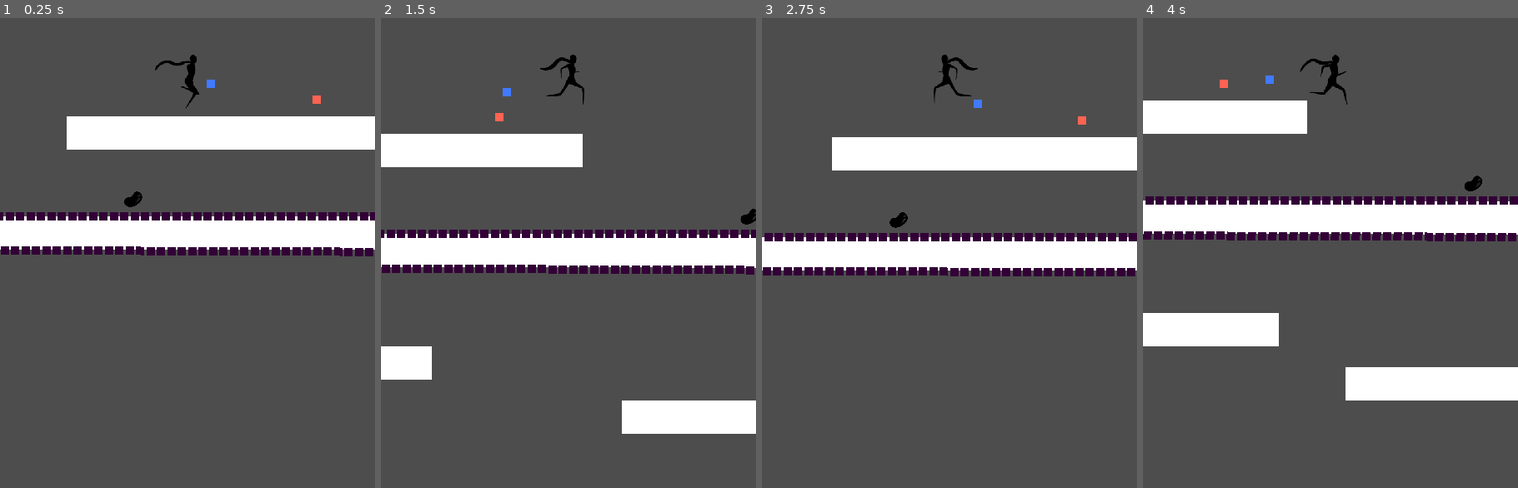
Above: before the commit, frames 1-4 (left to right).
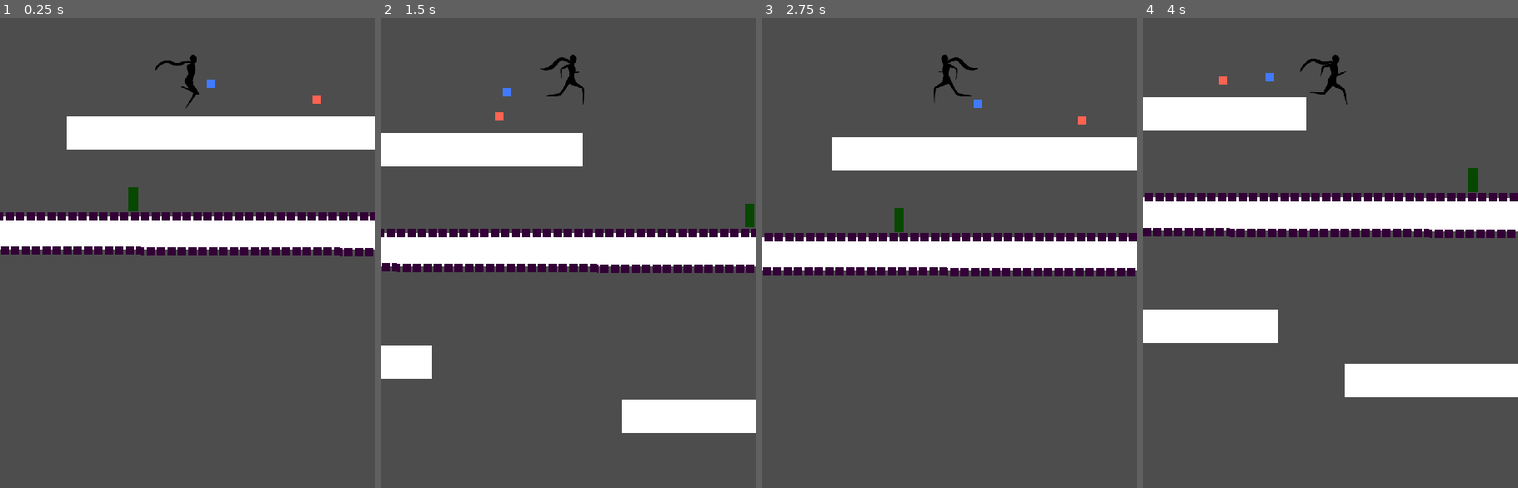
Above: after the commit, the same moments.

Repository: TylerPelaez/Sprouts
Game: Godot game, scene res://Levels/GroundLevel1.tscn
Same seed, same stepped clock (60 frames per second), same inputs: the game is played once before the commit and once after it. This scene is started directly instead of the project's main scene.
Inputs:
- Up to frame 1 (0.25 s): no input
- Up to frame 2 (1.5 s): hold E (Hit Switch) 0.53-1.28 s; hold D (Right) from 0.53 s (still down); tap Space (Jump) at 0.77 s; tap E (Hit Switch) at 1.35 s
- Up to frame 3 (2.75 s): tap Space (Jump) at 1.52 s; release D (Right) at 2.03 s; hold A (Left) from 2.03 s (still down); hold E (Hit Switch) from 2.03 s (still down)
- Up to frame 4 (4 s): release A (Left) at 2.78 s; release E (Hit Switch) at 2.78 s; hold D (Right) from 2.78 s (still down); tap E (Hit Switch) at 2.85 s; tap Space (Jump) at 3.02, 3.77 s; hold E (Hit Switch) from 3.53 s (still down)

The runs differ from the first frame. In frame 1, 0.2% of the frame differs, in the area x 33-38%, y 35-42%; in frame 2, 1.2%; in frame 3, 0.2%; in frame 4, 4.8%, in the area x 0-100%, y 7-82%.

Commit message:
level 2 works now

Diff:
--- a/Levels/GroundLevel1.tscn
+++ b/Levels/GroundLevel1.tscn
@@ -11,7 +11,10 @@
 [ext_resource type="PackedScene" uid="uid://ep6nutbk5cst" path="res://Prefabs/MovingPlatform.tscn" id="10_yd0r8"]
 
 [sub_resource type="RectangleShape2D" id="RectangleShape2D_irls3"]
-size = Vector2(64, 64)
+size = Vector2(64, 60)
+
+[sub_resource type="RectangleShape2D" id="RectangleShape2D_i3um2"]
+size = Vector2(64.8, 48)
 
 [sub_resource type="RectangleShape2D" id="RectangleShape2D_vna0b"]
 size = Vector2(68.5, 496.5)
@@ -78,11 +81,19 @@
 scale = Vector2(10, 1)
 
 [node name="Sprite2D" type="Sprite2D" parent="Environment/Ground/TestGround6"]
+position = Vector2(0, -8)
+scale = Vector2(1, 0.75)
 texture = ExtResource("2_npm4k")
 
 [node name="CollisionShape2D" type="CollisionShape2D" parent="Environment/Ground/TestGround6"]
-position = Vector2(-7.62939e-07, 0)
-shape = SubResource("RectangleShape2D_irls3")
+position = Vector2(76, 192)
+shape = SubResource("RectangleShape2D_irls3")
+
+[node name="StaticBody2D" type="StaticBody2D" parent="Environment/Ground/TestGround6/CollisionShape2D"]
+
+[node name="CollisionShape2D" type="CollisionShape2D" parent="Environment/Ground/TestGround6/CollisionShape2D/StaticBody2D"]
+position = Vector2(-76.4, -200)
+shape = SubResource("RectangleShape2D_i3um2")
 
 [node name="TestGround4" type="StaticBody2D" parent="Environment/Ground"]
 position = Vector2(1760, 544)
@@ -444,7 +455,7 @@
 position = Vector2(1920, 1312)
 
 [node name="Switch4" parent="." instance=ExtResource("9_mdpgx")]
-position = Vector2(1336, 664)
+position = Vector2(1384, 648)
 
 [node name="KillArea" parent="." instance=ExtResource("4_jrdun")]
 position = Vector2(544, 1672)
--- a/Levels/UndergroundLevel1.tscn
+++ b/Levels/UndergroundLevel1.tscn
@@ -1,41 +1,9 @@
-[gd_scene load_steps=15 format=3 uid="uid://dvmc03t2yoqwq"]
+[gd_scene load_steps=3 format=3 uid="uid://dvmc03t2yoqwq"]
 
 [ext_resource type="Script" path="res://Scripts/LevelController.gd" id="1_lhpq6"]
-[ext_resource type="Texture2D" uid="uid://bxn8kvm570f80" path="res://Art/Test/White.png" id="2_hxicd"]
-[ext_resource type="PackedScene" uid="uid://bk5j2w78ju833" path="res://Prefabs/pills.tscn" id="3_yv2n4"]
-[ext_resource type="PackedScene" uid="uid://bucqxfshflxln" path="res://Prefabs/SpikeEnemy.tscn" id="4_lwslb"]
-[ext_resource type="PackedScene" uid="uid://sm5n8ljv3sdn" path="res://Prefabs/BatTest.tscn" id="5_xscdx"]
-[ext_resource type="PackedScene" uid="uid://ep6nutbk5cst" path="res://Prefabs/MovingPlatform.tscn" id="6_xs5fi"]
-[ext_resource type="PackedScene" path="res://Prefabs/Switch.tscn" id="7_v6e1r"]
-[ext_resource type="PackedScene" uid="uid://d2ngs33h645x4" path="res://Prefabs/KillArea.tscn" id="8_ie4mh"]
 [ext_resource type="PackedScene" uid="uid://jjukmdme6xcg" path="res://Prefabs/LevelEnd.tscn" id="9_aefh4"]
 
-[sub_resource type="RectangleShape2D" id="RectangleShape2D_irls3"]
-size = Vector2(64, 64)
-
-[sub_resource type="RectangleShape2D" id="RectangleShape2D_vna0b"]
-size = Vector2(68.5, 496.5)
-
-[sub_resource type="RectangleShape2D" id="RectangleShape2D_3mmlh"]
-size = Vector2(41, 20)
-
-[sub_resource type="Curve2D" id="Curve2D_3ijxk"]
-resource_local_to_scene = true
-resource_name = "Bat"
-_data = {
-"points": PackedVector2Array(0, 0, 0, 0, 88, 304, 0, 0, 0, 0, 1912, 312, 0, 0, 0, 0, 1912, 376, 0, 0, 0, 0, -16, 376, 0, 0, 0, 0, -16, 304, 0, 0, 0, 0, 88, 304)
-}
-point_count = 6
-
-[sub_resource type="Curve2D" id="Curve2D_im51u"]
-resource_local_to_scene = true
-resource_name = "Bat"
-_data = {
-"points": PackedVector2Array(0, 0, 0, 0, 88, 304, 0, 0, 0, 0, 632, 304, 0, 0, 0, 0, 776, 336, 0, 0, 0, 0, 632, 376, 0, 0, 0, 0, -1280, 368, 0, 0, 0, 0, -1280, 304, 0, 0, 0, 0, -16, 304, 0, 0, 0, 0, 88, 304)
-}
-point_count = 8
-
-[node name="Ground_level_1" type="Node2D"]
+[node name="Underground_level_1" type="Node2D"]
 script = ExtResource("1_lhpq6")
 
 [node name="Camera2D" type="Camera2D" parent="."]
@@ -49,472 +17,8 @@
 
 [node name="Environment" type="Node2D" parent="."]
 
-[node name="Ground" type="Node2D" parent="Environment"]
-
-[node name="TestGround" type="StaticBody2D" parent="Environment/Ground"]
-position = Vector2(0, 352)
-scale = Vector2(10, 1)
-
-[node name="Sprite2D" type="Sprite2D" parent="Environment/Ground/TestGround"]
-texture = ExtResource("2_hxicd")
-
-[node name="CollisionShape2D" type="CollisionShape2D" parent="Environment/Ground/TestGround"]
-position = Vector2(-7.62939e-07, 0)
-shape = SubResource("RectangleShape2D_irls3")
-
-[node name="TestGround3" type="StaticBody2D" parent="Environment/Ground"]
-position = Vector2(843, 545)
-scale = Vector2(10, 1)
-
-[node name="Sprite2D" type="Sprite2D" parent="Environment/Ground/TestGround3"]
-texture = ExtResource("2_hxicd")
-
-[node name="CollisionShape2D" type="CollisionShape2D" parent="Environment/Ground/TestGround3"]
-position = Vector2(-7.62939e-07, 0)
-shape = SubResource("RectangleShape2D_irls3")
-
-[node name="TestGround6" type="StaticBody2D" parent="Environment/Ground"]
-position = Vector2(1256, 608)
-scale = Vector2(10, 1)
-
-[node name="Sprite2D" type="Sprite2D" parent="Environment/Ground/TestGround6"]
-texture = ExtResource("2_hxicd")
-
-[node name="CollisionShape2D" type="CollisionShape2D" parent="Environment/Ground/TestGround6"]
-position = Vector2(-7.62939e-07, 0)
-shape = SubResource("RectangleShape2D_irls3")
-
-[node name="TestGround4" type="StaticBody2D" parent="Environment/Ground"]
-position = Vector2(1760, 544)
-scale = Vector2(10, 1)
-
-[node name="Sprite2D" type="Sprite2D" parent="Environment/Ground/TestGround4"]
-texture = ExtResource("2_hxicd")
-
-[node name="CollisionShape2D" type="CollisionShape2D" parent="Environment/Ground/TestGround4"]
-position = Vector2(-9.53674e-07, 0)
-shape = SubResource("RectangleShape2D_irls3")
-
-[node name="TestGround7" type="StaticBody2D" parent="Environment/Ground"]
-position = Vector2(2400, 544)
-scale = Vector2(10, 1)
-
-[node name="Sprite2D" type="Sprite2D" parent="Environment/Ground/TestGround7"]
-texture = ExtResource("2_hxicd")
-
-[node name="CollisionShape2D" type="CollisionShape2D" parent="Environment/Ground/TestGround7"]
-position = Vector2(-9.53674e-07, 0)
-shape = SubResource("RectangleShape2D_irls3")
-
-[node name="TestGround8" type="StaticBody2D" parent="Environment/Ground"]
-position = Vector2(3040, 544)
-scale = Vector2(10, 1)
-
-[node name="Sprite2D" type="Sprite2D" parent="Environment/Ground/TestGround8"]
-texture = ExtResource("2_hxicd")
-
-[node name="CollisionShape2D" type="CollisionShape2D" parent="Environment/Ground/TestGround8"]
-position = Vector2(-9.53674e-07, 0)
-shape = SubResource("RectangleShape2D_irls3")
-
-[node name="TestGround9" type="StaticBody2D" parent="Environment/Ground"]
-position = Vector2(3040, 2952)
-scale = Vector2(10, 1)
-
-[node name="Sprite2D" type="Sprite2D" parent="Environment/Ground/TestGround9"]
-texture = ExtResource("2_hxicd")
-
-[node name="CollisionShape2D" type="CollisionShape2D" parent="Environment/Ground/TestGround9"]
-position = Vector2(-9.53674e-07, 0)
-shape = SubResource("RectangleShape2D_irls3")
-
-[node name="TestGround10" type="StaticBody2D" parent="Environment/Ground"]
-position = Vector2(3032, 1696)
-scale = Vector2(10, 1)
-
-[node name="Sprite2D" type="Sprite2D" parent="Environment/Ground/TestGround10"]
-texture = ExtResource("2_hxicd")
-
-[node name="CollisionShape2D" type="CollisionShape2D" parent="Environment/Ground/TestGround10"]
-position = Vector2(-9.53674e-07, 0)
-shape = SubResource("RectangleShape2D_irls3")
-
-[node name="TestGround11" type="StaticBody2D" parent="Environment/Ground"]
-position = Vector2(2328, 1264)
-scale = Vector2(10, 1)
-
-[node name="Sprite2D" type="Sprite2D" parent="Environment/Ground/TestGround11"]
-texture = ExtResource("2_hxicd")
-
-[node name="CollisionShape2D" type="CollisionShape2D" parent="Environment/Ground/TestGround11"]
-position = Vector2(-9.53674e-07, 0)
-shape = SubResource("RectangleShape2D_irls3")
-
-[node name="TestGround14" type="StaticBody2D" parent="Environment/Ground"]
-position = Vector2(1632, 1264)
-scale = Vector2(10, 1)
-
-[node name="Sprite2D" type="Sprite2D" parent="Environment/Ground/TestGround14"]
-texture = ExtResource("2_hxicd")
-
-[node name="CollisionShape2D" type="CollisionShape2D" parent="Environment/Ground/TestGround14"]
-position = Vector2(-9.53674e-07, 0)
-shape = SubResource("RectangleShape2D_irls3")
-
-[node name="TestGround15" type="StaticBody2D" parent="Environment/Ground"]
-position = Vector2(1176, 2544)
-scale = Vector2(10, 1)
-
-[node name="Sprite2D" type="Sprite2D" parent="Environment/Ground/TestGround15"]
-texture = ExtResource("2_hxicd")
-
-[node name="CollisionShape2D" type="CollisionShape2D" parent="Environment/Ground/TestGround15"]
-position = Vector2(-9.53674e-07, 0)
-shape = SubResource("RectangleShape2D_irls3")
-
-[node name="TestGround16" type="StaticBody2D" parent="Environment/Ground"]
-position = Vector2(656, 1776)
-scale = Vector2(10, 1)
-
-[node name="Sprite2D" type="Sprite2D" parent="Environment/Ground/TestGround16"]
-texture = ExtResource("2_hxicd")
-
-[node name="CollisionShape2D" type="CollisionShape2D" parent="Environment/Ground/TestGround16"]
-position = Vector2(-9.53674e-07, 0)
-shape = SubResource("RectangleShape2D_irls3")
-
-[node name="TestGround17" type="StaticBody2D" parent="Environment/Ground"]
-position = Vector2(16, 1768)
-scale = Vector2(10, 1)
-
-[node name="Sprite2D" type="Sprite2D" parent="Environment/Ground/TestGround17"]
-texture = ExtResource("2_hxicd")
-
-[node name="CollisionShape2D" type="CollisionShape2D" parent="Environment/Ground/TestGround17"]
-position = Vector2(-9.53674e-07, 0)
-shape = SubResource("RectangleShape2D_irls3")
-
-[node name="TestGround12" type="StaticBody2D" parent="Environment/Ground"]
-position = Vector2(1808, 1760)
-scale = Vector2(10, 1)
-
-[node name="Sprite2D" type="Sprite2D" parent="Environment/Ground/TestGround12"]
-texture = ExtResource("2_hxicd")
-
-[node name="CollisionShape2D" type="CollisionShape2D" parent="Environment/Ground/TestGround12"]
-position = Vector2(-9.53674e-07, 0)
-shape = SubResource("RectangleShape2D_irls3")
-
-[node name="TestGround18" type="StaticBody2D" parent="Environment/Ground"]
-position = Vector2(464, 1632)
-scale = Vector2(10, 1)
-
-[node name="Sprite2D" type="Sprite2D" parent="Environment/Ground/TestGround18"]
-texture = ExtResource("2_hxicd")
-
-[node name="CollisionShape2D" type="CollisionShape2D" parent="Environment/Ground/TestGround18"]
-position = Vector2(-9.53674e-07, 0)
-shape = SubResource("RectangleShape2D_irls3")
-
-[node name="TestGround13" type="StaticBody2D" parent="Environment/Ground"]
-position = Vector2(1992, 1992)
-scale = Vector2(10, 1)
-
-[node name="Sprite2D" type="Sprite2D" parent="Environment/Ground/TestGround13"]
-texture = ExtResource("2_hxicd")
-
-[node name="CollisionShape2D" type="CollisionShape2D" parent="Environment/Ground/TestGround13"]
-position = Vector2(-9.53674e-07, 0)
-shape = SubResource("RectangleShape2D_irls3")
-
-[node name="TestGround2" type="StaticBody2D" parent="Environment/Ground"]
-position = Vector2(-432, 544)
-scale = Vector2(10, 1)
-
-[node name="Sprite2D" type="Sprite2D" parent="Environment/Ground/TestGround2"]
-texture = ExtResource("2_hxicd")
-
-[node name="CollisionShape2D" type="CollisionShape2D" parent="Environment/Ground/TestGround2"]
-position = Vector2(-7.62939e-07, 0)
-shape = SubResource("RectangleShape2D_irls3")
-
-[node name="TestGround5" type="StaticBody2D" parent="Environment/Ground"]
-position = Vector2(208, 544)
-scale = Vector2(10, 1)
-
-[node name="Sprite2D" type="Sprite2D" parent="Environment/Ground/TestGround5"]
-texture = ExtResource("2_hxicd")
-
-[node name="CollisionShape2D" type="CollisionShape2D" parent="Environment/Ground/TestGround5"]
-position = Vector2(-7.62939e-07, 0)
-shape = SubResource("RectangleShape2D_irls3")
-
-[node name="StaticBody2D" type="StaticBody2D" parent="Environment/Ground"]
-
-[node name="Sprite2D" type="Sprite2D" parent="Environment/Ground/StaticBody2D"]
-position = Vector2(2680, 1480)
-scale = Vector2(1, 7.75)
-texture = ExtResource("2_hxicd")
-
-[node name="CollisionShape2D" type="CollisionShape2D" parent="Environment/Ground/StaticBody2D"]
-position = Vector2(2680, 1480)
-shape = SubResource("RectangleShape2D_vna0b")
-
-[node name="StaticBody2D2" type="StaticBody2D" parent="Environment/Ground"]
-
-[node name="Sprite2D" type="Sprite2D" parent="Environment/Ground/StaticBody2D2"]
-position = Vector2(1976, 1480)
-scale = Vector2(1, 7.75)
-texture = ExtResource("2_hxicd")
-
-[node name="CollisionShape2D" type="CollisionShape2D" parent="Environment/Ground/StaticBody2D2"]
-position = Vector2(1976, 1480)
-shape = SubResource("RectangleShape2D_vna0b")
-
-[node name="StaticBody2D3" type="StaticBody2D" parent="Environment/Ground"]
-
-[node name="Sprite2D" type="Sprite2D" parent="Environment/Ground/StaticBody2D3"]
-position = Vector2(1328, 1480)
-scale = Vector2(1, 7.75)
-texture = ExtResource("2_hxicd")
-
-[node name="CollisionShape2D" type="CollisionShape2D" parent="Environment/Ground/StaticBody2D3"]
-position = Vector2(1328, 1480)
-shape = SubResource("RectangleShape2D_vna0b")
-
-[node name="StaticBody2D4" type="StaticBody2D" parent="Environment/Ground"]
-
-[node name="Sprite2D" type="Sprite2D" parent="Environment/Ground/StaticBody2D4"]
-position = Vector2(368, 1656)
-scale = Vector2(1, 7.75)
-texture = ExtResource("2_hxicd")
-
-[node name="CollisionShape2D" type="CollisionShape2D" parent="Environment/Ground/StaticBody2D4"]
-position = Vector2(368, 1656)
-shape = SubResource("RectangleShape2D_vna0b")
-
-[node name="StaticBody2D5" type="StaticBody2D" parent="Environment/Ground"]
-
-[node name="CollisionShape2D" type="CollisionShape2D" parent="Environment/Ground/StaticBody2D5"]
-position = Vector2(-320, 1536)
-shape = SubResource("RectangleShape2D_3mmlh")
-
-[node name="CollisionShape2D2" type="CollisionShape2D" parent="Environment/Ground/StaticBody2D5"]
-position = Vector2(1059.5, 1536)
-shape = SubResource("RectangleShape2D_3mmlh")
-
 [node name="KillAreas" type="Node2D" parent="Environment"]
-
-[node name="Area2D16" parent="Environment" instance=ExtResource("3_yv2n4")]
-position = Vector2(-192, 472)
-
-[node name="Area2D17" parent="Environment" instance=ExtResource("3_yv2n4")]
-position = Vector2(640, 472)
-
-[node name="Area2D18" parent="Environment" instance=ExtResource("3_yv2n4")]
-position = Vector2(1472, 472)
-
-[node name="Area2D19" parent="Environment" instance=ExtResource("3_yv2n4")]
-position = Vector2(1024, 472)
-
-[node name="Area2D20" parent="Environment" instance=ExtResource("3_yv2n4")]
-position = Vector2(1152, 472)
-
-[node name="Hazards" type="Node2D" parent="."]
-
-[node name="SpikeEnemy" parent="Hazards" instance=ExtResource("4_lwslb")]
-
-[node name="Node2D" parent="." instance=ExtResource("5_xscdx")]
-position = Vector2(1456, 200)
-num_bats = 150
-spacing = 20
-
-[node name="Path2D" parent="Node2D" index="0"]
-curve = SubResource("Curve2D_3ijxk")
-
-[node name="Node2D2" parent="." instance=ExtResource("5_xscdx")]
-position = Vector2(528, 208)
-num_bats = 200
-spacing = 20
-
-[node name="Path2D" parent="Node2D2" index="0"]
-curve = SubResource("Curve2D_im51u")
-
-[node name="MovingPlatform" parent="." instance=ExtResource("6_xs5fi")]
-position = Vector2(3680, 544)
-
-[node name="Position1" parent="MovingPlatform" index="1"]
-position = Vector2(32, 2400)
-
-[node name="Position2" parent="MovingPlatform" index="2"]
-position = Vector2(0, 0)
-
-[node name="Switch" parent="." instance=ExtResource("7_v6e1r")]
-position = Vector2(2776, 2896)
-
-[node name="Switch2" parent="." instance=ExtResource("7_v6e1r")]
-position = Vector2(2040, 1320)
-
-[node name="Switch3" parent="." instance=ExtResource("7_v6e1r")]
-position = Vector2(1912, 1936)
-
-[node name="Switch5" parent="." instance=ExtResource("7_v6e1r")]
-position = Vector2(888, 2496)
-
-[node name="Switch6" parent="." instance=ExtResource("7_v6e1r")]
-position = Vector2(-320, 1552)
-
-[node name="Switch7" parent="." instance=ExtResource("7_v6e1r")]
-position = Vector2(1056, 1520)
-
-[node name="Switch8" parent="." instance=ExtResource("7_v6e1r")]
-position = Vector2(1312, 1208)
-
-[node name="Switch9" parent="." instance=ExtResource("7_v6e1r")]
-position = Vector2(1920, 1312)
-
-[node name="Switch4" parent="." instance=ExtResource("7_v6e1r")]
-position = Vector2(1336, 664)
-
-[node name="KillArea" parent="." instance=ExtResource("8_ie4mh")]
-position = Vector2(544, 1672)
-scale = Vector2(0.5, 0.5)
-
-[node name="KillArea3" parent="." instance=ExtResource("8_ie4mh")]
-position = Vector2(1968, 1168)
-scale = Vector2(0.5, 0.5)
-
-[node name="KillArea25" parent="." instance=ExtResource("8_ie4mh")]
-position = Vector2(1936, 2664)
-scale = Vector2(0.5, 0.5)
-
-[node name="KillArea11" parent="." instance=ExtResource("8_ie4mh")]
-position = Vector2(64, 2464)
-scale = Vector2(0.5, 0.5)
-
-[node name="KillArea12" parent="." instance=ExtResource("8_ie4mh")]
-position = Vector2(-1224, 2456)
-scale = Vector2(0.5, 0.5)
-
-[node name="KillArea7" parent="." instance=ExtResource("8_ie4mh")]
-position = Vector2(-1568, 512)
-scale = Vector2(0.5, 0.5)
-
-[node name="KillArea4" parent="." instance=ExtResource("8_ie4mh")]
-position = Vector2(3320, 1360)
-rotation = 1.5708
-scale = Vector2(0.2, 0.2)
-
-[node name="KillArea5" parent="." instance=ExtResource("8_ie4mh")]
-position = Vector2(3320, 864)
-rotation = 1.5708
-scale = Vector2(0.2, 0.2)
-
-[node name="KillArea10" parent="." instance=ExtResource("8_ie4mh")]
-position = Vector2(824, 2464)
-rotation = 1.5708
-scale = Vector2(0.2, 0.2)
-
-[node name="KillArea9" parent="." instance=ExtResource("8_ie4mh")]
-position = Vector2(1296, 1688)
-rotation = 1.5708
-scale = Vector2(0.2, 0.2)
-
-[node name="KillArea8" parent="." instance=ExtResource("8_ie4mh")]
-position = Vector2(1488, 2248)
-rotation = 1.5708
-scale = Vector2(0.2, 0.2)
-
-[node name="KillArea6" parent="." instance=ExtResource("8_ie4mh")]
-position = Vector2(-824, 272)
-rotation = 1.5708
-scale = Vector2(0.2, 0.2)
-
-[node name="KillArea16" parent="." instance=ExtResource("8_ie4mh")]
-position = Vector2(4088, 408)
-rotation = 1.5708
-scale = Vector2(0.2, 0.2)
-
-[node name="KillArea17" parent="." instance=ExtResource("8_ie4mh")]
-position = Vector2(4088, 904)
-rotation = 1.5708
-scale = Vector2(0.2, 0.2)
-
-[node name="KillArea18" parent="." instance=ExtResource("8_ie4mh")]
-position = Vector2(4088, 1424)
-rotation = 1.5708
-scale = Vector2(0.2, 0.2)
-
-[node name="KillArea19" parent="." instance=ExtResource("8_ie4mh")]
-position = Vector2(4096, 1936)
-rotation = 1.5708
-scale = Vector2(0.2, 0.2)
-
-[node name="KillArea20" parent="." instance=ExtResource("8_ie4mh")]
-position = Vector2(4104, 2440)
-rotation = 1.5708
-scale = Vector2(0.2, 0.2)
-
-[node name="KillArea21" parent="." instance=ExtResource("8_ie4mh")]
-position = Vector2(4104, 2936)
-rotation = 1.5708
-scale = Vector2(0.2, 0.2)
-
-[node name="KillArea22" parent="." instance=ExtResource("8_ie4mh")]
-position = Vector2(2712, 2768)
-rotation = 1.5708
-scale = Vector2(0.2, 0.2)
-
-[node name="KillArea23" parent="." instance=ExtResource("8_ie4mh")]
-position = Vector2(2344, 1992)
-rotation = 1.5708
-scale = Vector2(0.2, 0.2)
-
-[node name="KillArea24" parent="." instance=ExtResource("8_ie4mh")]
-position = Vector2(2704, 2264)
-rotation = 1.5708
-scale = Vector2(0.2, 0.2)
-
-[node name="KillArea13" parent="." instance=ExtResource("8_ie4mh")]
-position = Vector2(-1728, 2176)
-rotation = 1.5708
-scale = Vector2(0.2, 0.2)
-
-[node name="KillArea14" parent="." instance=ExtResource("8_ie4mh")]
-position = Vector2(-1728, 1672)
-rotation = 1.5708
-scale = Vector2(0.2, 0.2)
-
-[node name="KillArea15" parent="." instance=ExtResource("8_ie4mh")]
-position = Vector2(-1728, 1168)
-rotation = 1.5708
-scale = Vector2(0.2, 0.2)
-
-[node name="KillArea2" parent="." instance=ExtResource("8_ie4mh")]
-position = Vector2(600, 832)
-scale = Vector2(0.2, 0.5)
-
-[node name="MovingPlatform2" parent="." instance=ExtResource("6_xs5fi")]
-position = Vector2(1216, 760)
-
-[node name="Position2" parent="MovingPlatform2" index="2"]
-position = Vector2(-3048, 0)
-
-[node name="Node2D3" parent="." instance=ExtResource("5_xscdx")]
-position = Vector2(1496, 1424)
-
-[node name="MovingPlatform3" parent="." instance=ExtResource("6_xs5fi")]
-position = Vector2(-2520, 760)
-
-[node name="Position2" parent="MovingPlatform3" index="2"]
-position = Vector2(94.4004, 3488)
 
 [node name="LevelEnd" parent="." instance=ExtResource("9_aefh4")]
 position = Vector2(-2416, 4176)
 scale = Vector2(5, 5)
-
-[editable path="Node2D"]
-[editable path="Node2D2"]
-[editable path="MovingPlatform"]
-[editable path="MovingPlatform2"]
-[editable path="MovingPlatform3"]
--- a/Prefabs/pills.tscn
+++ b/Prefabs/pills.tscn
@@ -1,14 +1,14 @@
-[gd_scene load_steps=4 format=3 uid="uid://cyrefgeqop3hu"]
+[gd_scene load_steps=4 format=3 uid="uid://bk5j2w78ju833"]
 
 [ext_resource type="Script" path="res://Scripts/pill.gd" id="1_t40pg"]
-[ext_resource type="Texture2D" uid="uid://ctmop7i7lu31p" path="res://Art/Bean/Bean.png" id="2_xd8pm"]
+[ext_resource type="Texture2D" uid="uid://cr0df0oy1wyrc" path="res://Art/Test/White8.png" id="2_pyhpw"]
 
 [sub_resource type="CapsuleShape2D" id="CapsuleShape2D_r6pu6"]
 resource_name = "pill"
-radius = 17.0
+radius = 11.14
 height = 62.84
 
-[node name="Collectible" type="Area2D"]
+[node name="Area2D16" type="Area2D"]
 position = Vector2(37, 127)
 collision_layer = 0
 collision_mask = 2
@@ -17,12 +17,12 @@
 [node name="Pill_Test" type="CollisionShape2D" parent="."]
 position = Vector2(0, 8)
 shape = SubResource("CapsuleShape2D_r6pu6")
+debug_color = Color(0, 0.262745, 0.109804, 1)
 
 [node name="Sprite2D" type="Sprite2D" parent="."]
-position = Vector2(2, 7)
-scale = Vector2(0.1, 0.1)
-texture = ExtResource("2_xd8pm")
-offset = Vector2(40, 80)
-hframes = 5
+modulate = Color(0.027451, 0.282353, 0, 1)
+position = Vector2(1.43051e-06, 7)
+scale = Vector2(2.25, 5.75)
+texture = ExtResource("2_pyhpw")
 
 [connection signal="body_entered" from="." to="." method="_on_body_entered"]
Not shown: 1 places in Levels/GroundLevel1.tscn that only renumber resources
